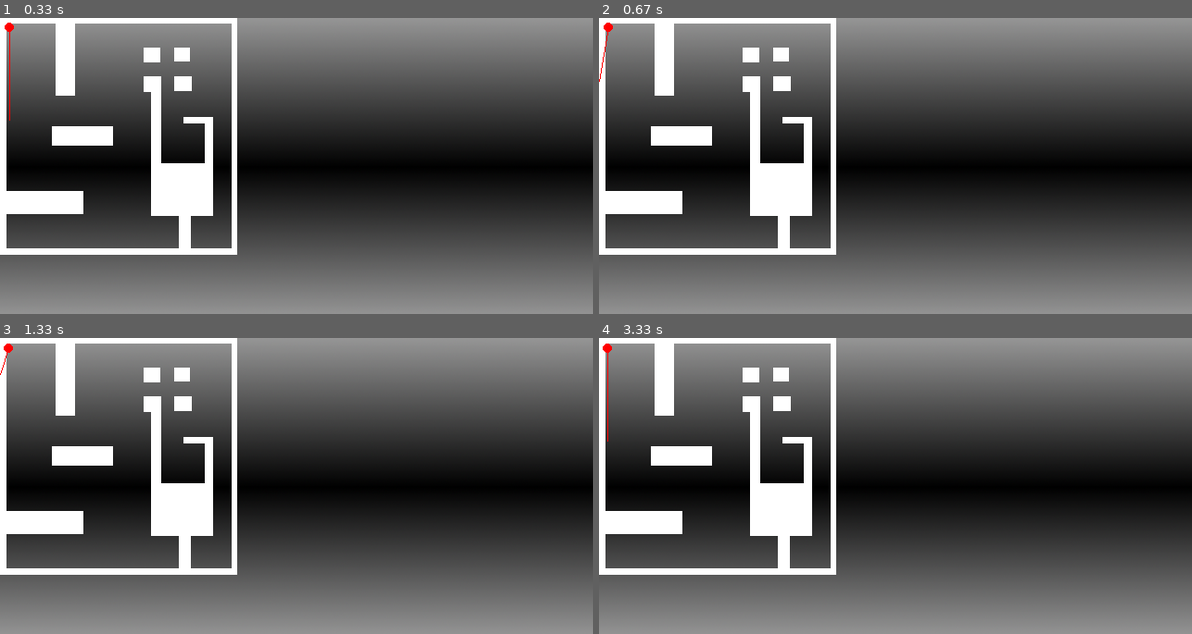
Above: before the commit, frames 1-4 (two rows, left to right).
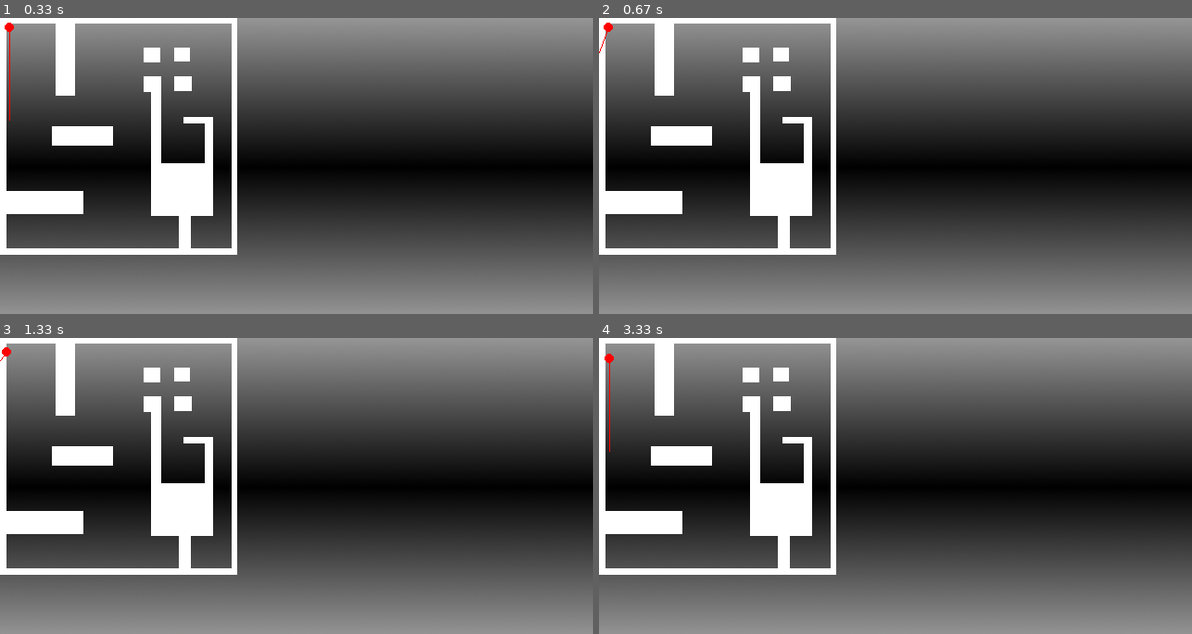
Above: after the commit, the same moments.

Repository: natyavidhan/pygame-raycaster-thingy
Game: pygame game, started from main.py
Two runs of this game, one before a commit and one after it. Both use one fixed random seed, a clock stepped at 60 frames per second and the inputs below.
Inputs:
- Up to frame 1 (0.33 s): no input
- Up to frame 2 (0.67 s): hold D from 0.33 s (still down)
- Up to frame 3 (1.33 s): release D at 0.8 s; hold W 0.83-1.13 s; hold D from 1.17 s (still down)
- Up to frame 4 (3.33 s): release D at 1.63 s; hold A 1.67-2.2 s; hold S 2.23-2.53 s; hold A 2.57-2.97 s; hold W from 3 s (still down)

Frame 1 is identical in both runs. In frame 2, less than 0.1% of the frame differs, in the area x 0-2%, y 4-22%; in frame 3, less than 0.1%; in frame 4, 0.2%, in the area x 0-3%, y 1-39%.

Commit message:
collisions

Diff:
--- a/main.py
+++ b/main.py
@@ -9,12 +9,13 @@
         self.speed = speed
 
     def move(self, dist):
-        self.pos[0] += math.sin(math.radians(self.angle)) * dist
-        self.pos[1] += math.cos(math.radians(self.angle)) * dist
+        dx = dist * math.sin(math.radians(self.angle))
+        dy = dist * math.cos(math.radians(self.angle))
+        return (self.pos[0] + dx, self.pos[1] + dy)
 
 class Game:
     def __init__(self):
-        self.player = Player([10, 10], 0, 0.1)
+        self.player = Player([10, 10], 0, 0.5)
         self.raycaster = Raycaster((640, 320), self.player, fov=90)
         self.raycaster.load_map("./assets/map.png")
         self.running = True
@@ -26,15 +27,23 @@
                 if event.type == pygame.QUIT:
                     self.running = False
 
+            pygame.display.set_caption("FPS: " + str(round(self.raycaster.clock.get_fps())))
+
+            delta_time = self.raycaster.clock.tick(600) / 10
+
+            new_pos = (self.player.pos[0], self.player.pos[1])
             keys = pygame.key.get_pressed()
             if keys[pygame.K_w]:
-                self.player.move(self.player.speed)
+                new_pos = self.player.move(self.player.speed * delta_time)
             if keys[pygame.K_s]:
-                self.player.move(-self.player.speed)
+                new_pos = self.player.move(-self.player.speed * delta_time)
             if keys[pygame.K_a]:
                 self.player.angle += 0.5
             if keys[pygame.K_d]:
                 self.player.angle -= 0.5
+
+            if self.raycaster.valid_pos(new_pos):
+                self.player.pos = new_pos
 
             self.raycaster.update()
             pygame.display.update()
--- a/raycaster.py
+++ b/raycaster.py
@@ -9,12 +9,16 @@
         self.map = []
         self.map_img = None
         self.player = player
+        self.clock = pygame.time.Clock()
 
     def load_map(self, map_file):
         img = Image.open(map_file)
         img = img.convert("RGBA")
         self.map = list(img.getdata())
         self.map_img = pygame.image.load(map_file)
+
+    def valid_pos(self, pos):
+        return self.map[int(pos[1]) * self.map_img.get_width() + int(pos[0])] == (0, 0, 0, 0)
 
     def update(self):
         self.screen.blit(self.background, (0, 0))
